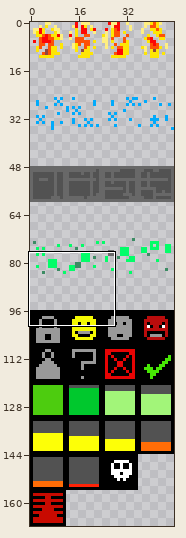
Two states of a sprite sheet, assets/effects.png. The first picture is a wide view before the edit; the outline marks the close-up.
Close-up. Before:
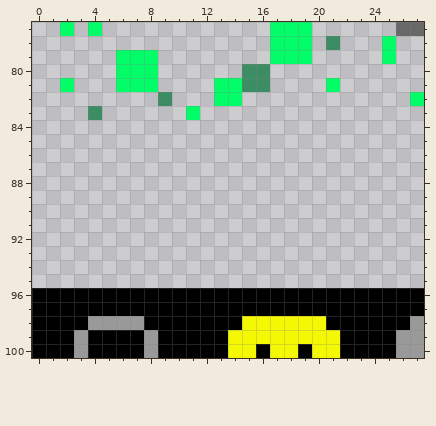
The file is 48x168 pixels. Colours within 5 levels of each other are drawn and written as one. Shown: x 0..27, y 77..100.
Now the later version:
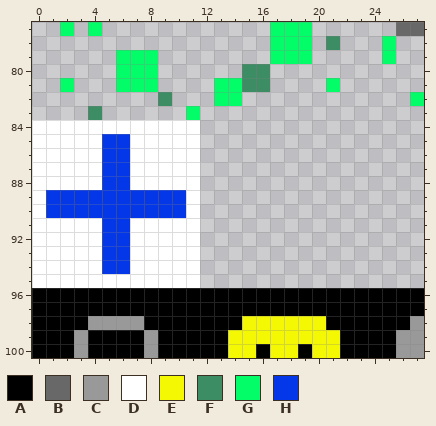
Palette (. is transparent): A #000000  B #686868  C #999999  D #ffffff  E #f4f903  F #3c8c64  G #03fd69  H #0437e7
What changed:
Colour D now appears in row 84 at x 0 to 11; in rows 85 to 88 at x 0 to 4 and 7 to 11; in rows 89 to 90 at x 0 and 11; in rows 91 to 94 at x 0 to 4 and 7 to 11; in row 95 at x 0 to 11.
Colour H now appears in rows 85 to 88 at x 5 to 6; in rows 89 to 90 at x 1 to 10; in rows 91 to 94 at x 5 to 6.
